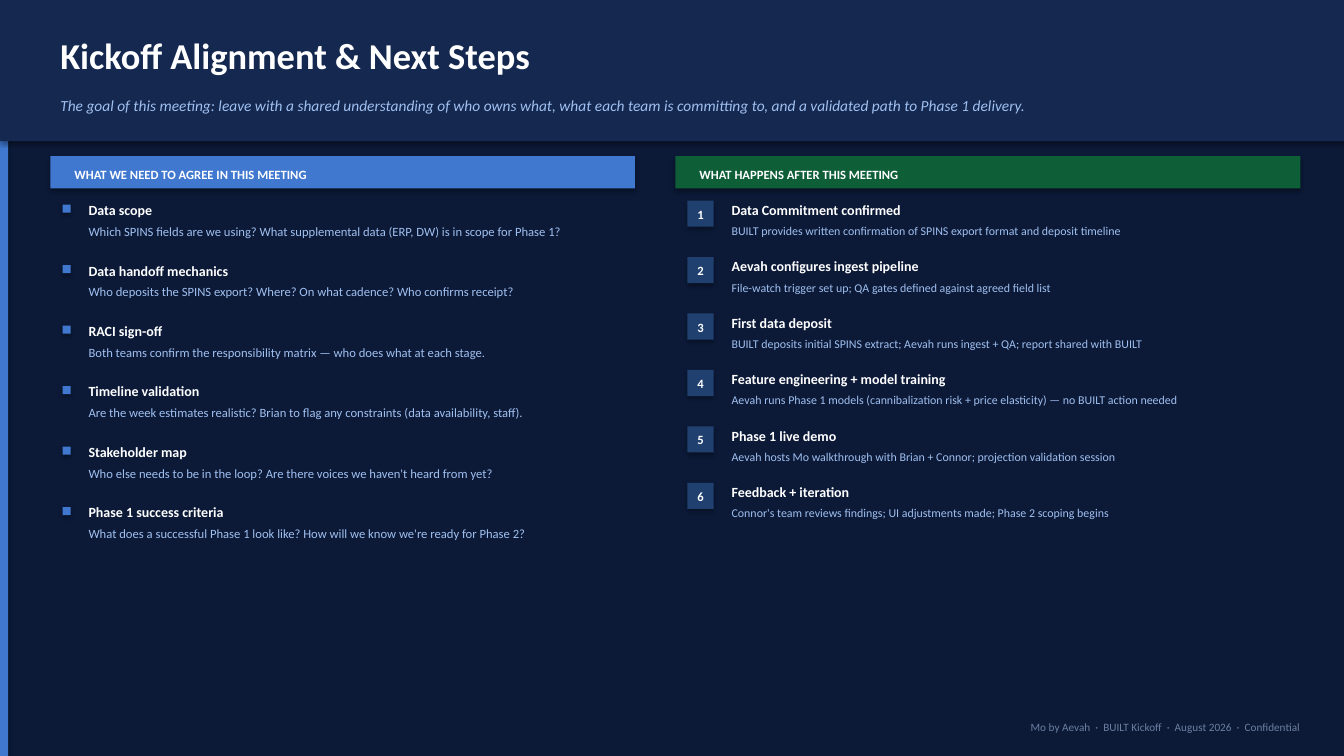
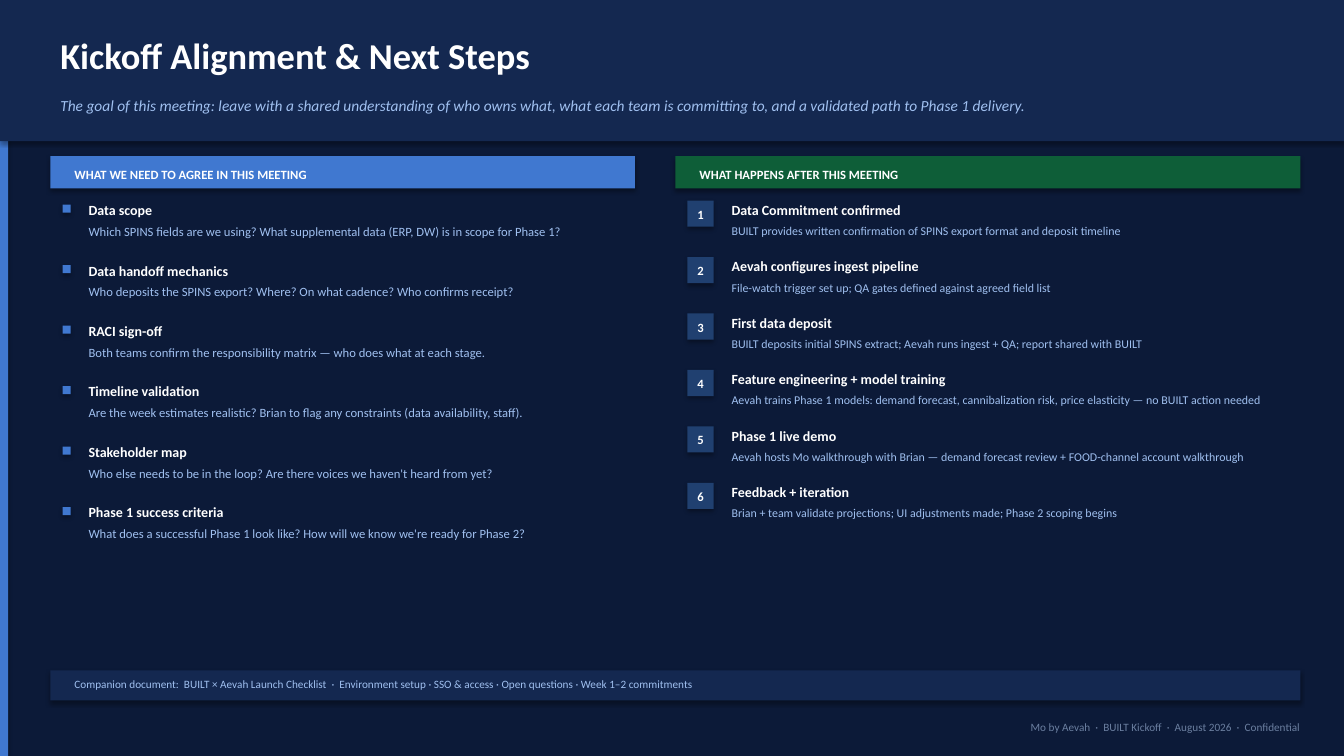
Before and after one commit to theroblong/built-mo-preview, a slide deck: slide 11 of mockups/mo_data_ops_kickoff.pptx. Drawn at 1344x756 pixels with LibreOffice and Linux fonts; fonts in the diff are those of the drawing. Boxes give left, top, right and bottom in pixels: in the first picture for what was removed or moved away, otherwise in the second. Text is boxed around its words. In the diff, an @@ line names an element or a change of style, - is before the commit and + after.

```diff
--- a/mockups/mo_data_ops_kickoff.pptx
+++ b/mockups/mo_data_ops_kickoff.pptx
@@ text at <box>732,395,1261,406</box>: text changed @@
-Aevah runs Phase 1 models (cannibalization risk + price elasticity) — no BUILT action needed
+Aevah trains Phase 1 models: demand forecast, cannibalization risk, price elasticity — no BUILT action needed
@@ text at <box>732,452,1244,463</box>: text changed @@
-Aevah hosts Mo walkthrough with Brian + Connor; projection validation session
+Aevah hosts Mo walkthrough with Brian — demand forecast review + FOOD-channel account walkthrough
@@ text at <box>732,508,1116,519</box>: text changed @@
-Connor's team reviews findings; UI adjustments made; Phase 2 scoping begins
+Brian + team validate projections; UI adjustments made; Phase 2 scoping begins
@@ rectangle added at <box>50,670,1301,701</box>, fill #142850 @@
@@ text added at <box>74,680,692,690</box>, 8 pt, text #A0C0F0 @@
+Companion document: BUILT × Aevah Launch Checklist · Environment setup · SSO & access · Open questions · Week 1–2 commitments
```
Also in this commit, not shown: 3 other files.
